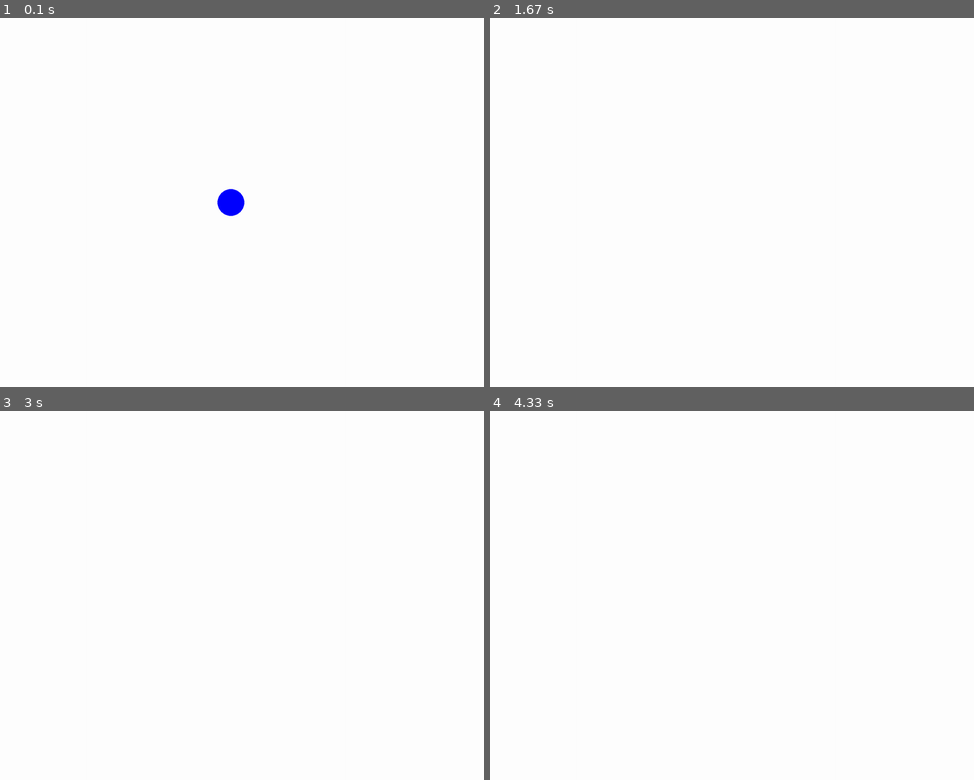
Above: before the commit, frames 1-4 (two rows, left to right).
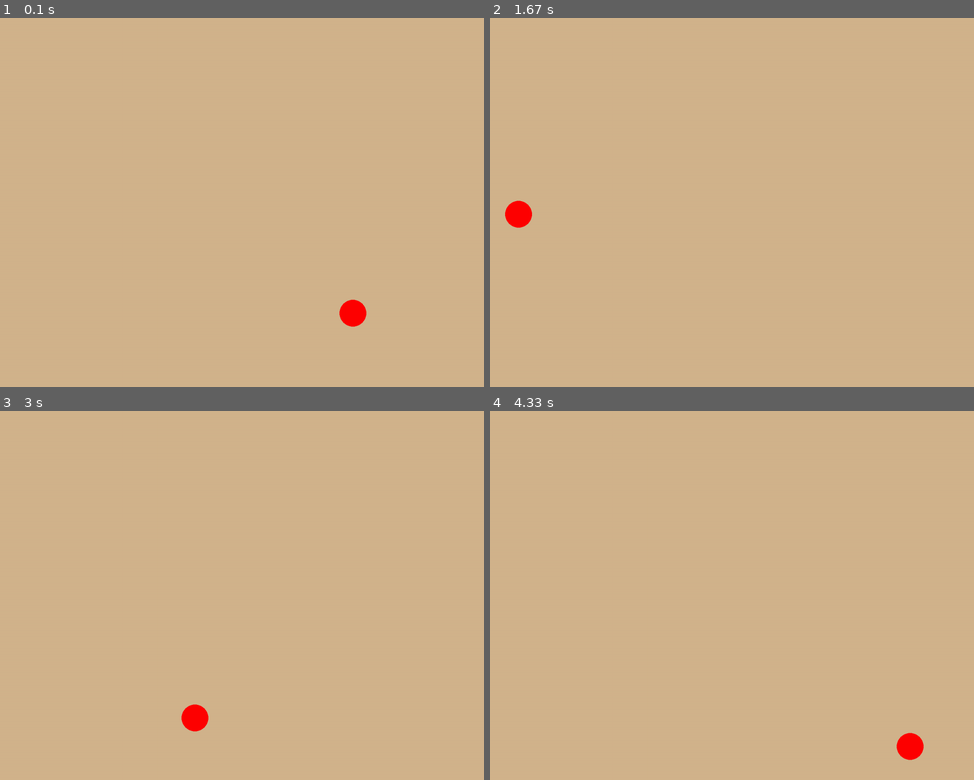
Above: after the commit, the same moments.

Repository: edwingsantos/final_project
Game: pygame game, started from tests/pygame_tests.py
The game is run twice, just before and just after one commit, with the same random seed, the same clock (stepped at 60 frames per second) and the same inputs.
Inputs:
- Up to frame 1 (0.1 s): no input
- Up to frame 2 (1.67 s): no input
- Up to frame 3 (3 s): no input
- Up to frame 4 (4.33 s): no input

The runs differ from the first frame. In frame 1, 100% of the frame differs, in the area x 0-100%, y 0-100%; in frame 2, 100%; in frame 3, 100%; in frame 4, 100%.

Commit message:
Funny Bouncing ball go fast

Diff:
--- a/tests/pygame_tests.py
+++ b/tests/pygame_tests.py
@@ -9,7 +9,8 @@
 dt = 0
 
 player_pos = pygame.Vector2(screen.get_width() / 2, screen.get_height() / 2)
-
+velocity_y = 5000
+velocity_x = 5000
 while running:
     # poll for events
     # pygame.QUIT event means the user clicked X to close your window
@@ -18,20 +19,35 @@
             running = False
 
     # fill the screen with a color to wipe away anything from last frame
-    screen.fill("white")
+    screen.fill("tan")
 
-    pygame.draw.circle(screen, "blue", player_pos, 40)
+    pygame.draw.circle(screen, "red", player_pos, 40)
 
     keys = pygame.key.get_pressed()
 
+    #bouncing logic
+
     if player_pos.y <= 0:
-        player_pos.y += 500 * dt
-    if player_pos.y >= 1100:
-        player_pos.y -= 500 * dt
-    player_pos.x -= 500 * dt
+        player_pos.y = 0
+        velocity_y *= -1
 
     if player_pos.y >= 1100:
-        dt * -1
+        player_pos.y -= velocity_y * dt
+        velocity_y *= -1
+
+    if player_pos.x <= 0:
+        player_pos.x = 0
+        velocity_x *= -1
+
+    if player_pos.x >= 1440:
+        player_pos.x -= velocity_x * dt
+        velocity_x *= -1
+
+    else:
+        player_pos.x += velocity_x * dt
+        player_pos.y += velocity_y * dt
+
+
 
     # flip() the display to put your work on screen
     pygame.display.flip()
--- /dev/null
+++ b/tests/tempCodeRunnerFile.py
@@ -0,0 +1 @@
+dt
